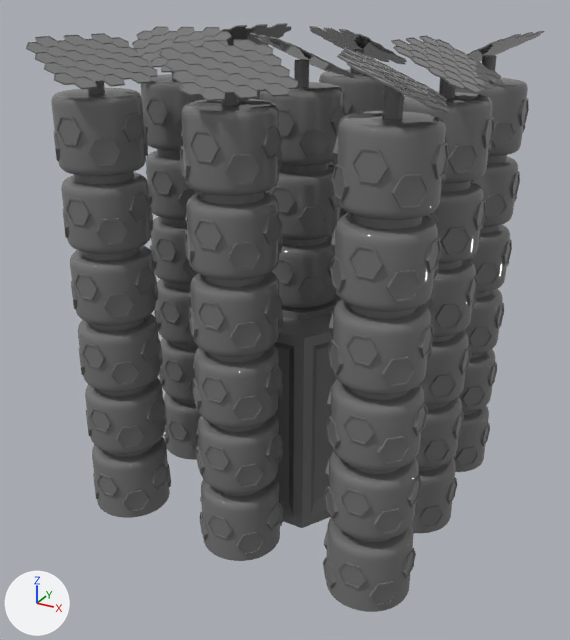
Two versions of the FBX model Assets/Models/Assets/Building_6.fbx, one commit apart.
The view is the same before and after, from a 50 mm camera at (6.99, -13.21, 10.3) aimed at (-0.05, -0.41, 3.89). The lights are fixed; the arrows at lower left show +X, +Y and +Z. The picture after the commit comes second.
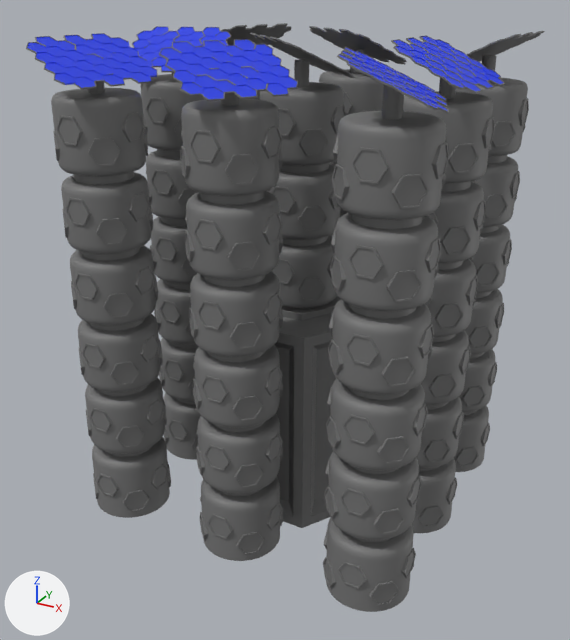
Where the newer file only moved an object's origin or applied its transform, the numbers keep the older frame.

Pixel boxes [x1, y1, x2, y2] of what changed, in the pictures (570 x 640 px):
part 1 of me_mesh, recoloured (grey to blue): [27, 27, 503, 111] in both

Patch to the scene script:
```diff
--- a/Assets/Models/Assets/Building_6.fbx.py
+++ b/Assets/Models/Assets/Building_6.fbx.py
@@ mat_01___default_005 @@
+mat_01___default_005 = principled_material('01 - Default.005')
+mat_01___default_005.base_color = (0.178, 0.178, 0.178)  # grey #757575
+mat_01___default_005.roughness = 0.553
@@ mat_material_019 @@
+mat_material_019 = principled_material('Material.019')
+mat_material_019.base_color = (0.0132, 0.0444, 0.8)  # blue #1e3be7
@@ me_mesh @@
 me_mesh.from_pydata(...)  # 32901 vertices, 63784 faces; spans x -3.73..3.73, y -3.5..3.5, z 0.0..9.31
 # used by ob_cylinder002; location = (0.0, 0.0, 0.0)
+# me_mesh part 1: 4245 of the faces centred in x -3.64..3.61, y -3.41..3.37, z 8.61..9.3 switch from mat_01___default (grey #757575) to mat_material_019 (blue #1e3be7)
+me_mesh.materials.append(mat_01___default_005)  # grey #757575
```
